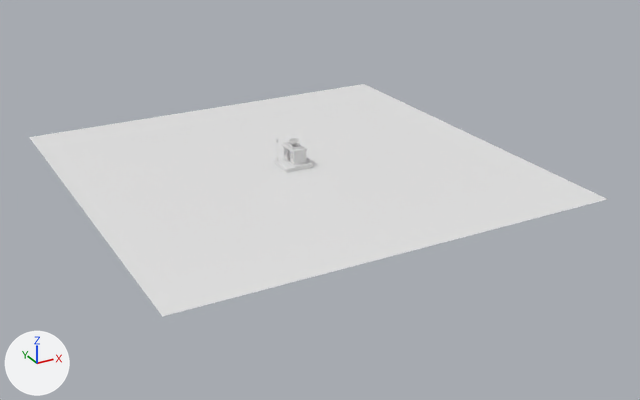
The Blender file model/cafe.blend, before and after one commit.
The view is the same before and after, from a 50 mm camera at (-105.4, -207.1, 91.2) aimed at (3.9, -8.3, -8.2). The lights are fixed; the arrows at lower left show +X, +Y and +Z.
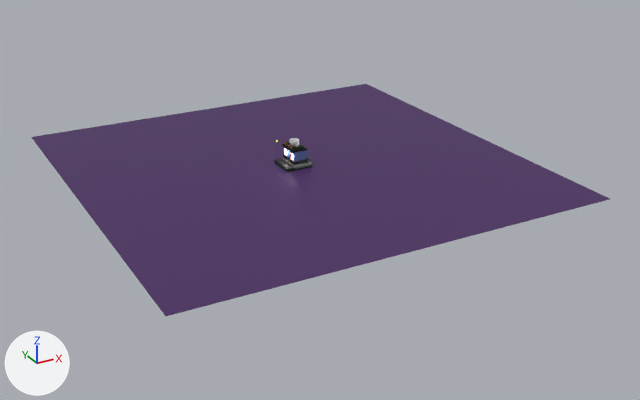
Boxes [x1, y1, x2, y2] around the edits, measured in the pictures (640 x 400 px):
'Plane.016', recoloured, moved: before [29, 84, 607, 317]; after [31, 84, 610, 316]
'Plane.017', added: after [283, 154, 307, 165]
part 1 of me_plane_006, recoloured (white to blue): [284, 147, 306, 162] in both

Patch to the scene script:
```diff
--- a/model/cafe.blend.py
+++ b/model/cafe.blend.py
@@ mat_material_013 @@
+mat_material_013 = principled_material('Material.013')
+mat_material_013.base_color = (0.0628, 0.0177, 0.119)  # dark purple #472461
@@ mat_material_017 @@
+mat_material_017 = emission_material('Material.017')
+mat_material_017.base_color = (1.0, 1.0, 1.0)  # white #ffffff
+mat_material_017.strength = 10.0
@@ mat_material_015 @@
+mat_material_015 = emission_material('Material.015')
+mat_material_015.base_color = (1.0, 1.0, 1.0)  # white #ffffff
+mat_material_015.strength = 4.6
@@ mat_material_006 @@
+mat_material_006 = principled_material('Material.006')
+mat_material_006.base_color = (0.268, 0.422, 0.8)  # blue #8daee7
+mat_material_006.metallic = 1.0
@@ mat_material_002 @@
+mat_material_002 = principled_material('Material.002')
+mat_material_002.base_color = (0.0, 0.0, 0.0)  # black #000000
@@ me_plane_006 @@
 # used by ob_plane_004; location = (0.0, 0.0, 0.0)
-me_plane_006.from_pydata(...)  # 74 vertices, 60 faces; spans x -1.13..2.81, y -2.5..3.71, z 1.33..5.08
+me_plane_006.from_pydata(...)  # 94 vertices, 69 faces; spans x -1.13..2.81, y -2.5..3.71, z 1.33..5.08
+# me_plane_006 part 1: 56 faces spanning x -1.13..2.81, y -2.5..3.71, z 1.33..5.08 switch from no material to mat_material_006 (blue #8daee7)
+me_plane_006.materials.append(mat_material_015)  # white #ffffff
+me_plane_006.materials.append(mat_material_017)  # white #ffffff
@@ me_plane_013 @@
 me_plane_013.from_pydata(...)  # 4 vertices, 1 face; spans x -1.0..1.0, y -1.0..1.0, z 0.0
+me_plane_013.materials.append(mat_material_013)  # dark purple #472461
@@ me_plane_014 @@
+me_plane_014.from_pydata(...)  # 32 vertices, 30 faces; spans x -1.3..2.98, y -2.78..3.98, z 1.29..2.21
+me_plane_014.materials.append(mat_material_002)  # black #000000
@@ ob_plane_016 @@
 ob_plane_016 = bpy.data.objects.new('Plane.016', me_plane_013)
-ob_plane_016.location = (0.0, 0.0, 0.0)
+ob_plane_016.location = (0.5, -0.5, 0.2)
 ob_plane_016.scale = (59.8, 59.8, 59.8)
@@ ob_plane_017 @@
+ob_plane_017 = bpy.data.objects.new('Plane.017', me_plane_014)
+ob_plane_017.location = (0.0, 0.0, 0.0)
+_m = ob_plane_017.modifiers.new('Bevel', 'BEVEL')
+_m.width = 0.046
+_m.width_pct = 0.046
+_m.segments = 6
+_m.angle_limit = 0.522
+_m.spread = 0.0
```
